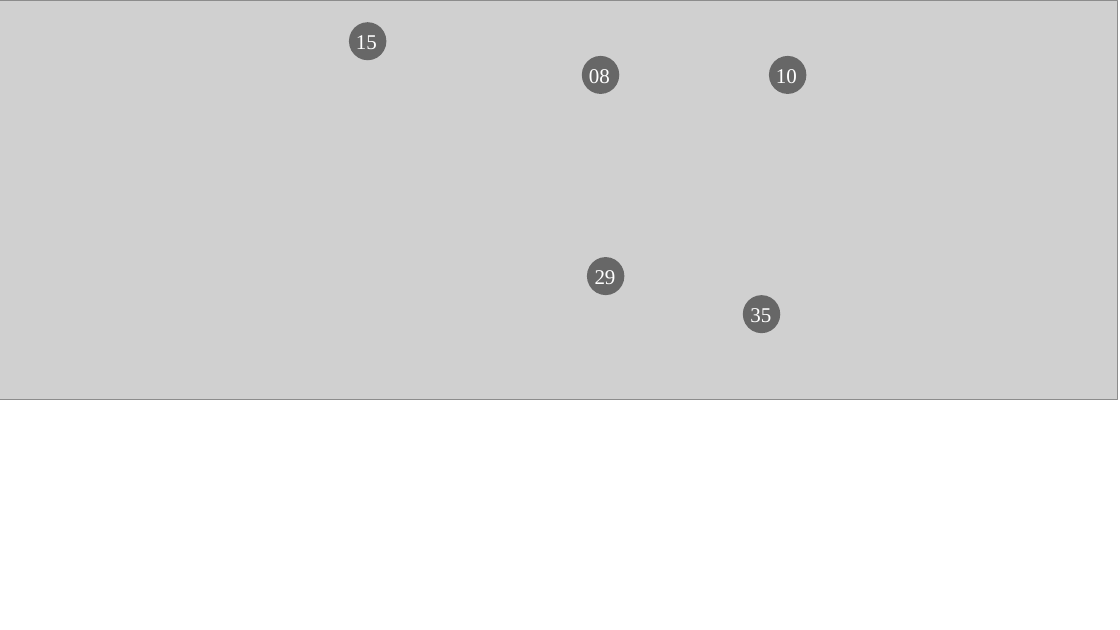
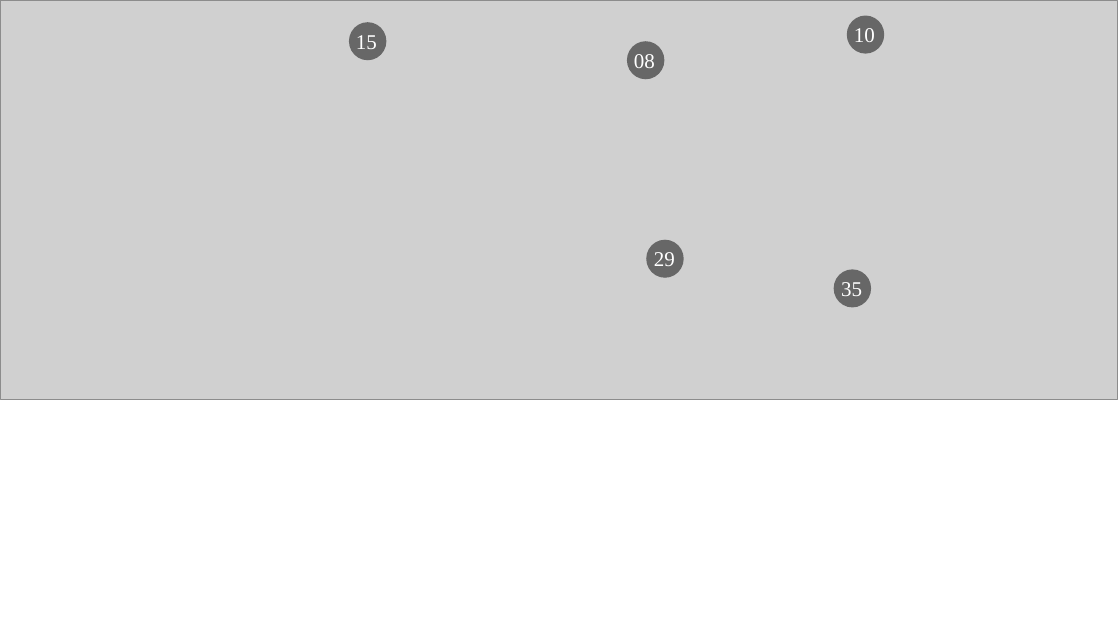
Before and after one commit to TGCC-PCO/GSHII_Objectif_MAT, a slide deck: slide 1 of images/Num_Ouvrages.pptx. Drawn at 1120x630 pixels with LibreOffice and Linux fonts; fonts in the diff are those of the drawing; grey boxes stand for pictures. Boxes give left, top, right and bottom in pixels: in the first picture for what was removed or moved away, otherwise in the second. Text is boxed around its words. In the diff, an @@ line names an element or a change of style, - is before the commit and + after.

```diff
--- a/images/Num_Ouvrages.pptx
+++ b/images/Num_Ouvrages.pptx
@@ text "10": place and size @@
-text "10" at box(776, 69, 797, 83)
+text "10" at box(854, 28, 875, 42)
@@ ellipse: place and size @@
-ellipse at box(769, 56, 807, 94)
+ellipse at box(847, 16, 885, 54)
@@ text "08": place and size @@
-text "08" at box(589, 69, 610, 83)
+text "08" at box(634, 54, 655, 68)
@@ ellipse: place and size @@
-ellipse at box(582, 56, 620, 94)
+ellipse at box(627, 41, 665, 79)
@@ ellipse: place and size @@
-ellipse at box(587, 257, 625, 295)
+ellipse at box(646, 239, 684, 277)
@@ text "29": place and size @@
-text "29" at box(595, 270, 616, 284)
+text "29" at box(654, 252, 675, 266)
@@ text "35": place and size @@
-text "35" at box(750, 308, 771, 322)
+text "35" at box(841, 282, 862, 296)
@@ ellipse: place and size @@
-ellipse at box(743, 295, 781, 333)
+ellipse at box(833, 270, 871, 308)
```
Also in this commit, not shown: 3 other files.
